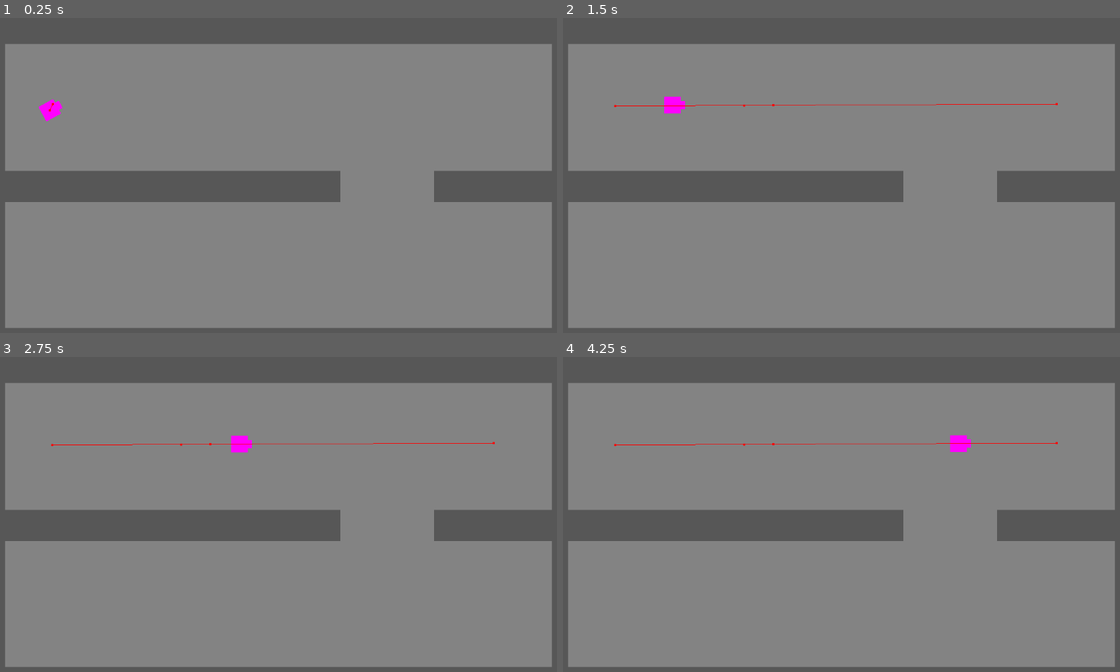
Above: before the commit, frames 1-4 (two rows, left to right).
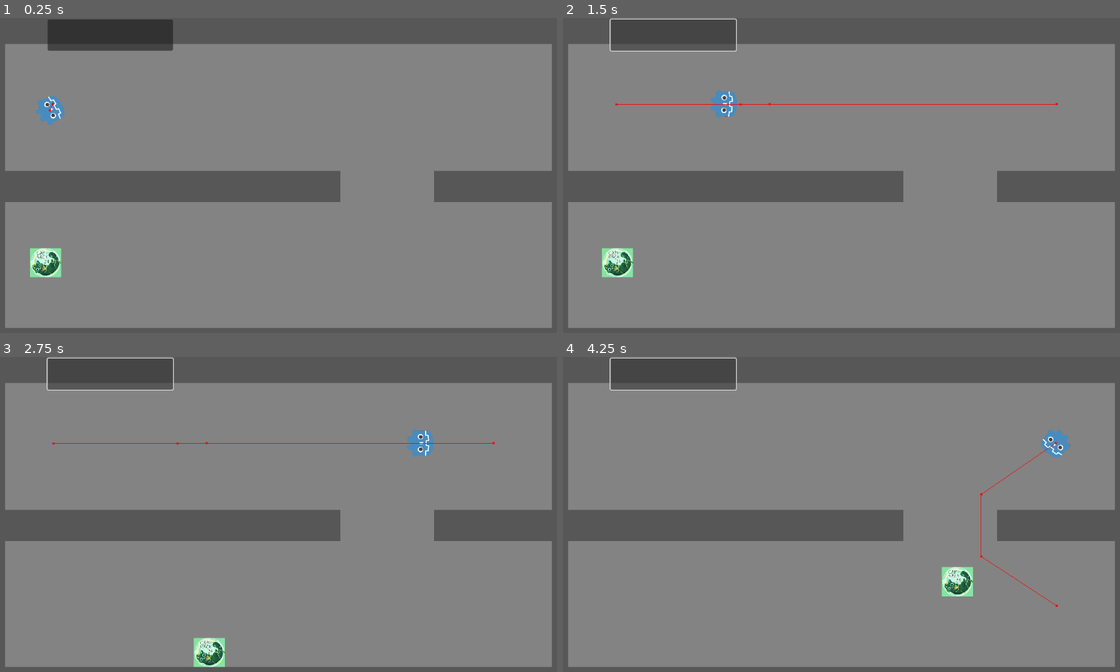
Above: after the commit, the same moments.

Repository: AmirH32/Bot-Or-Not
Game: Godot game, scene res://scenes/world.tscn
Same seed, same stepped clock (60 frames per second), same inputs: the game is played once before the commit and once after it.
Inputs (mouse positions are in pixels of both pictures, inside the frame that each line leads up to):
- Up to frame 1 (0.25 s): no input
- Up to frame 2 (1.5 s): click (674, 33) at 0.52 s; hold Right (ui_right) from 1.28 s (still down)
- Up to frame 3 (2.75 s): release Right (ui_right) at 2.03 s; hold Down (ui_down) from 2.03 s (still down)
- Up to frame 4 (4.25 s): release Down (ui_down) at 2.78 s; hold Right (ui_right) 2.78-3.53 s; hold Up (ui_up) from 3.53 s (still down)

The runs differ from the first frame. In frame 1, 3.1% of the frame differs, in the area x 5-32%, y 0-83%; in frame 2, 2.0%; in frame 3, 2.0%; in frame 4, 2.1%.

Commit message:
added ai sprite

Diff:
--- a/scenes/ai_navigation.tscn
+++ b/scenes/ai_navigation.tscn
@@ -1,12 +1,7 @@
-[gd_scene load_steps=5 format=3 uid="uid://bjea43707cf6s"]
+[gd_scene load_steps=4 format=3 uid="uid://bjea43707cf6s"]
 
 [ext_resource type="Script" path="res://scripts/ai_movement.gd" id="1_vih7l"]
-
-[sub_resource type="PlaceholderTexture2D" id="PlaceholderTexture2D_buids"]
-size = Vector2(32, 32)
-
-[sub_resource type="PlaceholderTexture2D" id="PlaceholderTexture2D_c2y5x"]
-size = Vector2(16, 16)
+[ext_resource type="Texture2D" uid="uid://cgdcrs4so4fcp" path="res://ai.png" id="2_m4aj2"]
 
 [sub_resource type="CircleShape2D" id="CircleShape2D_xwt0g"]
 radius = 32.0
@@ -29,13 +24,6 @@
 debug_enabled = true
 debug_path_custom_color = Color(1, 0, 0, 1)
 
-[node name="Sprite2D" type="Sprite2D" parent="."]
-texture = SubResource("PlaceholderTexture2D_buids")
-
-[node name="Sprite2D2" type="Sprite2D" parent="."]
-position = Vector2(16, 0)
-texture = SubResource("PlaceholderTexture2D_c2y5x")
-
 [node name="human_detector" type="Area2D" parent="."]
 collision_layer = 0
 collision_mask = 2
@@ -51,6 +39,11 @@
 [node name="CollisionShape2D" type="CollisionShape2D" parent="human_collider"]
 shape = SubResource("CircleShape2D_xwt0g")
 
+[node name="Icon" type="Sprite2D" parent="."]
+rotation = 4.71238
+scale = Vector2(0.115, 0.115)
+texture = ExtResource("2_m4aj2")
+
 [connection signal="navigation_finished" from="AI_navigation" to="." method="_on_ai_navigation_navigation_finished"]
 [connection signal="target_reached" from="AI_navigation" to="." method="_on_ai_navigation_target_reached"]
 [connection signal="body_entered" from="human_collider" to="." method="_on_human_collider_body_entered"]
--- a/scenes/levels/level_1.tscn
+++ b/scenes/levels/level_1.tscn
@@ -1,8 +1,9 @@
-[gd_scene load_steps=5 format=3 uid="uid://dko75ved06bh6"]
+[gd_scene load_steps=6 format=3 uid="uid://dko75ved06bh6"]
 
 [ext_resource type="PackedScene" uid="uid://vnwr3jimmylu" path="res://scenes/levels/level_template.tscn" id="1_e3uxy"]
 [ext_resource type="PackedScene" uid="uid://bke0dgo8ox7eu" path="res://scenes/wall.tscn" id="1_kda31"]
 [ext_resource type="PackedScene" uid="uid://bjea43707cf6s" path="res://scenes/ai_navigation.tscn" id="3_arjpn"]
+[ext_resource type="PackedScene" uid="uid://buylp0oplm2sj" path="res://scenes/movement.tscn" id="4_u51dj"]
 
 [sub_resource type="NavigationPolygon" id="NavigationPolygon_nljkw"]
 vertices = PackedVector2Array(1072, 80, 1072, 265, 845, 265, 80, 80, 845, 385, 1072, 385, 1072, 568, 80, 568, 80, 385, 725, 385, 725, 265, 80, 265)
@@ -20,7 +21,6 @@
 [node name="AI" parent="." index="5" instance=ExtResource("3_arjpn")]
 position = Vector2(136, 178)
 rot_speed = 2.0
-speed = 200.0
 path = Array[Vector2]([Vector2(142, 166), Vector2(990, 166), Vector2(990, 480), Vector2(560, 480)])
 
 [node name="Wall6" parent="." index="6" instance=ExtResource("1_kda31")]
@@ -29,3 +29,6 @@
 
 [node name="NavigationRegion2D" parent="." index="7"]
 navigation_polygon = SubResource("NavigationPolygon_nljkw")
+
+[node name="CharacterBody2D" parent="." index="8" instance=ExtResource("4_u51dj")]
+position = Vector2(128, 472)
--- a/scenes/levels/level_2.tscn
+++ b/scenes/levels/level_2.tscn
@@ -1,8 +1,9 @@
-[gd_scene load_steps=6 format=3 uid="uid://bmeh7vx53p8jy"]
+[gd_scene load_steps=7 format=3 uid="uid://bmeh7vx53p8jy"]
 
 [ext_resource type="PackedScene" uid="uid://vnwr3jimmylu" path="res://scenes/levels/level_template.tscn" id="1_01fsc"]
 [ext_resource type="PackedScene" uid="uid://bke0dgo8ox7eu" path="res://scenes/wall.tscn" id="2_s68o3"]
 [ext_resource type="PackedScene" uid="uid://bjea43707cf6s" path="res://scenes/ai_navigation.tscn" id="4_k214p"]
+[ext_resource type="PackedScene" uid="uid://buylp0oplm2sj" path="res://scenes/movement.tscn" id="4_mejhh"]
 
 [sub_resource type="NavigationPolygon" id="NavigationPolygon_0larn"]
 vertices = PackedVector2Array(546, 948, 716.43, 1025, 80, 1025, 436, 948, 281, 948, 171, 948, 80, 80, 171, 138, 716.43, 80, 281, 138, 716.43, 586.344, 546, 138, 835.57, 515.656, 835.57, 80, 1865, 80, 1865, 1025, 835.57, 1025, 835.57, 586.344, 716.43, 515.656, 436, 138)
@@ -71,3 +72,6 @@
 
 [node name="NavigationRegion2D" parent="." index="12"]
 navigation_polygon = SubResource("NavigationPolygon_38ce8")
+
+[node name="CharacterBody2D" parent="." index="13" instance=ExtResource("4_mejhh")]
+position = Vector2(123, 567)
--- a/scripts/ai_movement.gd
+++ b/scripts/ai_movement.gd
@@ -17,6 +17,7 @@
 
 # Called when the node enters the scene tree for the first time.
 func _ready() -> void:
+	add_user_signal("touched_player")
 	current_path = 0
 	nav.target_position=path[current_path]
 	human_detector_poly.polygon = PackedVector2Array([Vector2(0, 0), Vector2(view_dist, -view_dist*tan(fov)), Vector2(view_dist, view_dist*tan(fov))])
@@ -57,6 +58,6 @@
 
 
 func _on_human_collider_body_entered(body: Node2D) -> void:
-	#if body is player
+	emit_signal("touched_player")
 	hostile=false
 	human_detector.monitoring=false
Binary file added: ai.png
Not shown, added: ai.png.import
